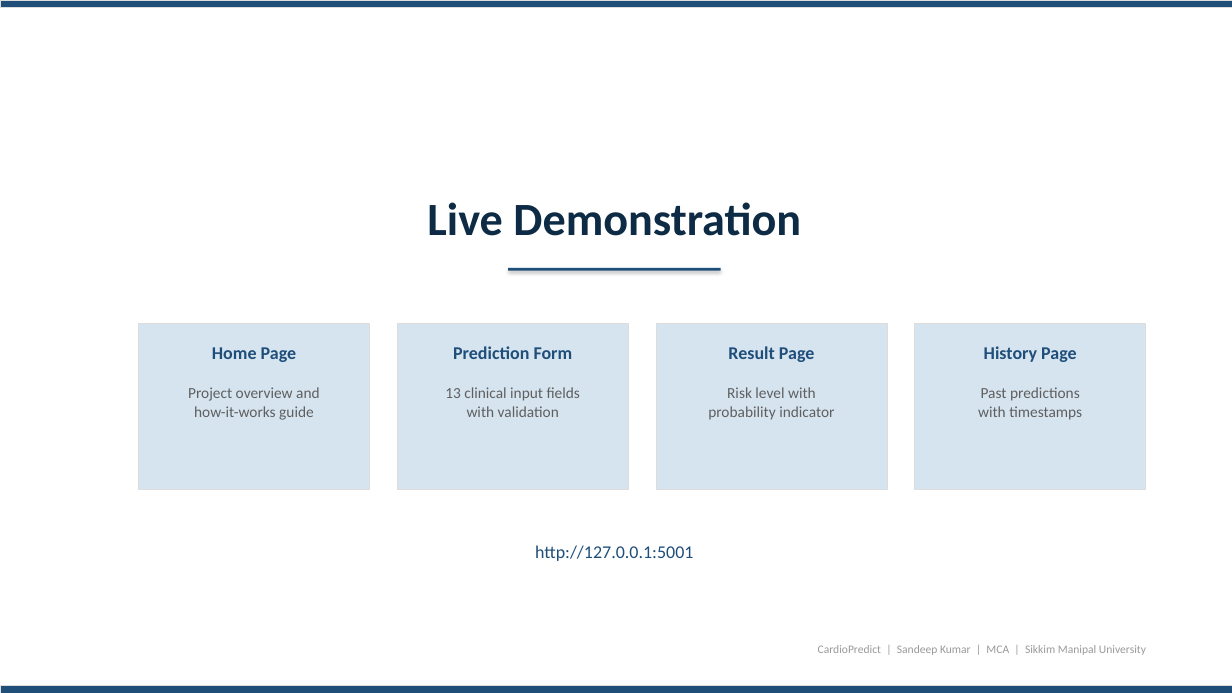
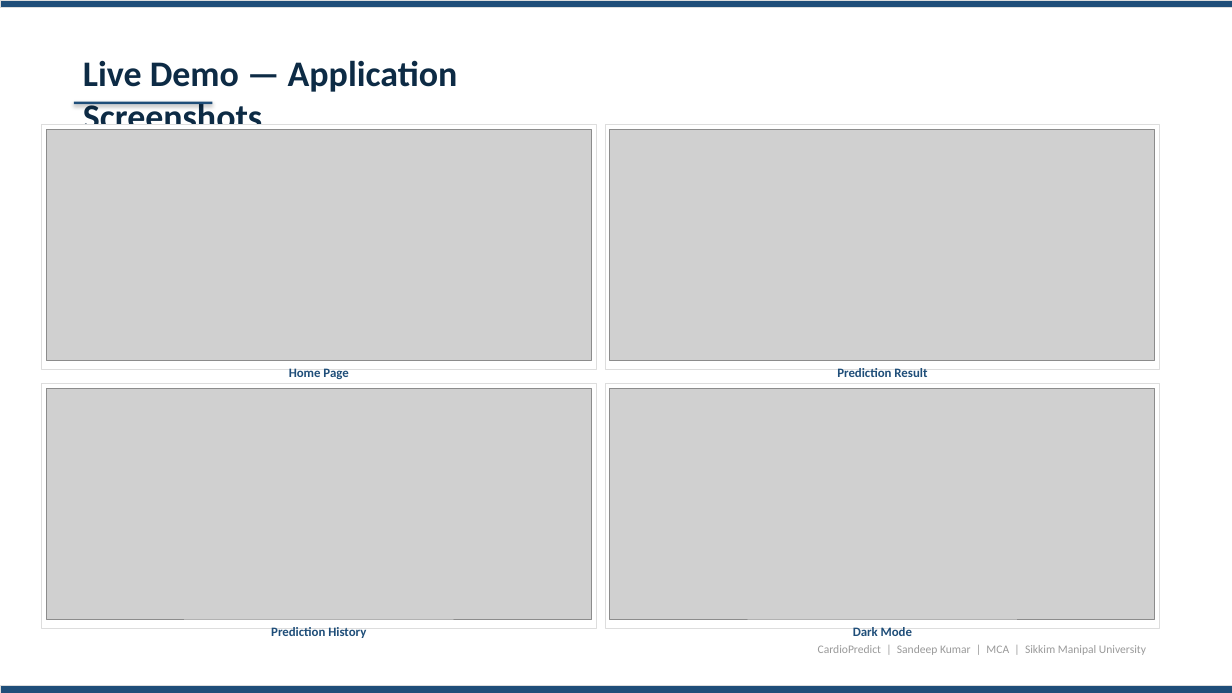
Before and after one commit to sandeeep-kr/HeartDiseaseProject, a slide deck: slide 12 of CardioPredict_Presentation.pptx. Drawn at 1232x693 pixels with LibreOffice and Linux fonts; fonts in the diff are those of the drawing; grey boxes stand for pictures. Boxes give left, top, right and bottom in pixels: in the first picture for what was removed or moved away, otherwise in the second. Text is boxed around its words. In the diff, an @@ line names an element or a change of style, - is before the commit and + after.

Commit message:
Enhanced PPT with bar charts, confusion matrix heatmap, feature importance chart, and app screenshots

```diff
--- a/CardioPredict_Presentation.pptx
+++ b/CardioPredict_Presentation.pptx
@@ text added at [83, 60, 458, 130], 28 pt, text #0D2B45, bold @@
+Live Demo — Application Screenshots
@@ rectangle added at [74, 102, 213, 104], fill #1F4E79 @@
@@ rectangle added at [42, 125, 596, 370], fill #FFFFFF, outline #DDDDDD 0.5 pt @@
@@ picture added at [46, 129, 592, 360] @@
@@ rectangle added at [605, 125, 1160, 370], fill #FFFFFF, outline #DDDDDD 0.5 pt @@
@@ picture added at [610, 129, 1155, 360] @@
@@ text removed at [427, 202, 801, 236] @@
-Live Demonstration
@@ rectangle removed at [508, 268, 721, 271] @@
@@ rectangle removed at [139, 323, 370, 490] @@
@@ rectangle removed at [397, 323, 628, 490] @@
@@ rectangle removed at [656, 323, 887, 490] @@
@@ rectangle removed at [915, 323, 1146, 490] @@
@@ text removed at [453, 346, 573, 359] @@
-Prediction Form
@@ text removed at [984, 346, 1077, 362] @@
-History Page
@@ rectangle added at [42, 384, 596, 628], fill #FFFFFF, outline #DDDDDD 0.5 pt @@
@@ text "Home Page": place and size @@
-text "Home Page" at [212, 347, 297, 362]
+text "Home Page" at [289, 368, 348, 379]
@@ text "Home Page" at [289, 368, 348, 379]: size 14 to 10 pt @@
@@ picture added at [46, 388, 592, 619] @@
@@ text removed at [188, 387, 320, 420] @@
-Project overview and
-how-it-works guide
@@ text removed at [445, 387, 580, 417] @@
-13 clinical input fields
-with validation
@@ rectangle added at [605, 384, 1160, 628], fill #FFFFFF, outline #DDDDDD 0.5 pt @@
@@ picture added at [610, 388, 1155, 619] @@
@@ text removed at [708, 387, 834, 420] @@
-Risk level with
-probability indicator
@@ text at [837, 368, 927, 377]: text changed; size 14 to 10 pt @@
-Result Page
+Prediction Result
@@ text removed at [978, 387, 1082, 420] @@
-Past predictions
-with timestamps
@@ text removed at [535, 545, 693, 561] @@
-http://127.0.0.1:5001
@@ text added at [271, 627, 366, 638], 10 pt, text #1F4E79, bold @@
+Prediction History
@@ text added at [853, 627, 912, 636], 10 pt, text #1F4E79, bold @@
+Dark Mode
```
Also in this commit, not shown: 10 other slides changed, 1 other file.
